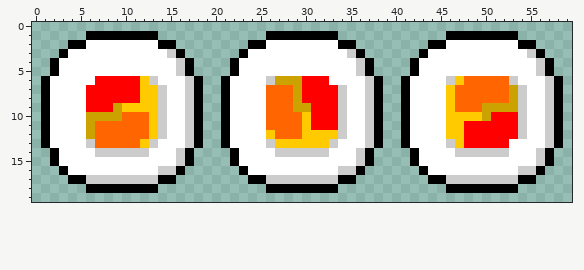
Pixel-art sprite: Sushi War/src/assets/Sushi.png. This is how it looked before the edit.
The file is 60x20 pixels.
The result:
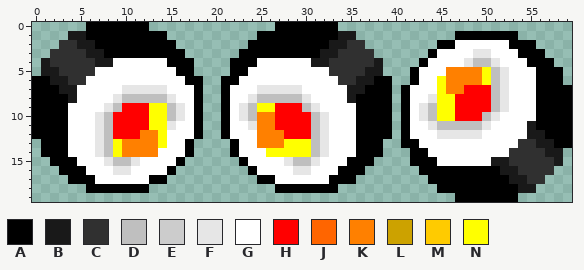
Palette (. is transparent): A #000000  B #191919  C #303030  D #bfbfbf  E #cccccc  F #e6e6e6  G #ffffff  H #ff0000  J #ff6500  K #ff8000  L #cca200  M #ffcb00  N #ffff00
The exact change:
Changed rows in their new state; - is an unchanged pixel.
first column x 0:
 0 ------AAAAAAA--------------AAAAAAA--------------------------
 1 ----BB--------A----------A--------BB----------.-------------
 2 ---CCBBAAAAAAA------------AAAAAAABBCC-------.-A------A------
 3 --CCCCBBAAAAAAAA--------AAAAAAAABBCCCC-----.A----FF---AA----
 4 -BCCCCCBB------AA------AA------BBCCCCCB---.A----FDDF---AA---
 5 -BBCCCC---------A------A---------CCCCBB-------KKKKNDF---A-A-
 6 A-BBCC-GGGGGGG---A----A---GGGGGGG-CCBB-A-.A--NKKKKNDFG--AA--
 7 A-ABB-GGGGFFFFF--G-------FFFFFGGGGGBBA-A-----NKKHHHDFGG-AA-A
 8 A-AAB-GGGFDDDDDF-G------FDDDDDFGGGGBAA-A----FNNHHHHDFGG-AA-A
 9 A-AA--GGFDHHHNNDFG-----FDNNHHHDFGGG-AA-A---FDNNHHHHDFGG-AA-A
10 A-AA--GFDHHHHNNDFG-----FDKKHHHHDFGG-AA-A---FDNNHHHDFGGG-AA-A
11 A-AA--GFDHHHHNNF-G------FKKHHHHDFGG-AA-A----FDDDDDFGGGGBAA-A
12 A-AA--GFDHHHKKN--G-------KKKHHHDFGG-AA-A-----FFFFFGGGGGBBA-A
13 --AA--GFDNKKKKN--A.--.A--KKKNNNDFG--AA----A---GGGGGGG-CCBB-A
14 -A-A---FDNKKKK--G---------NNNNNDF---A-A----A---GGGGGGCCCCBB-
15 ---AA---FDDF----A.----.A----FDDF---AA------AA------BBCCCCCB-
16 ----AA---FF---GA.------.A----FF---AA--------AAAAAAAABBCCCC--
17 ------AGGGGGGA-.--------.-AGGGGGGA------------AAAAAAABBCC---
18 -------------.------------.------------------A--------BB----
19 -----------------------------------------------AAAAAAA------
Pixel boxes of the changes (left, top, right, bottom) in both pictures:
changed: (32, 22, 572, 202)
